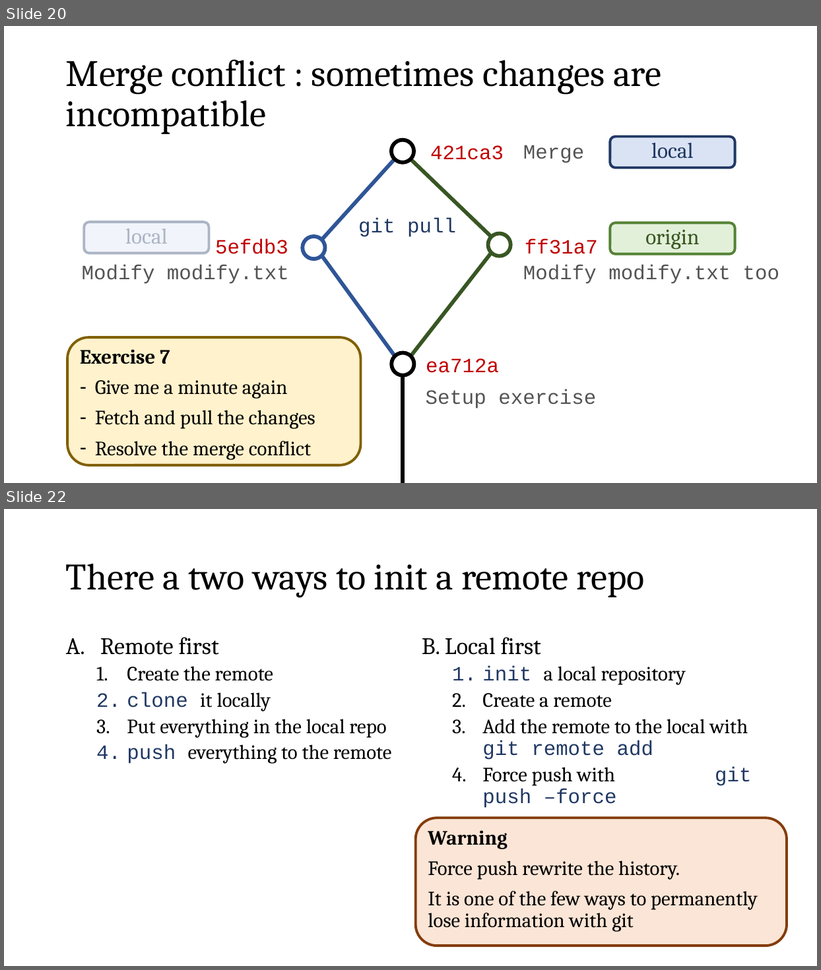
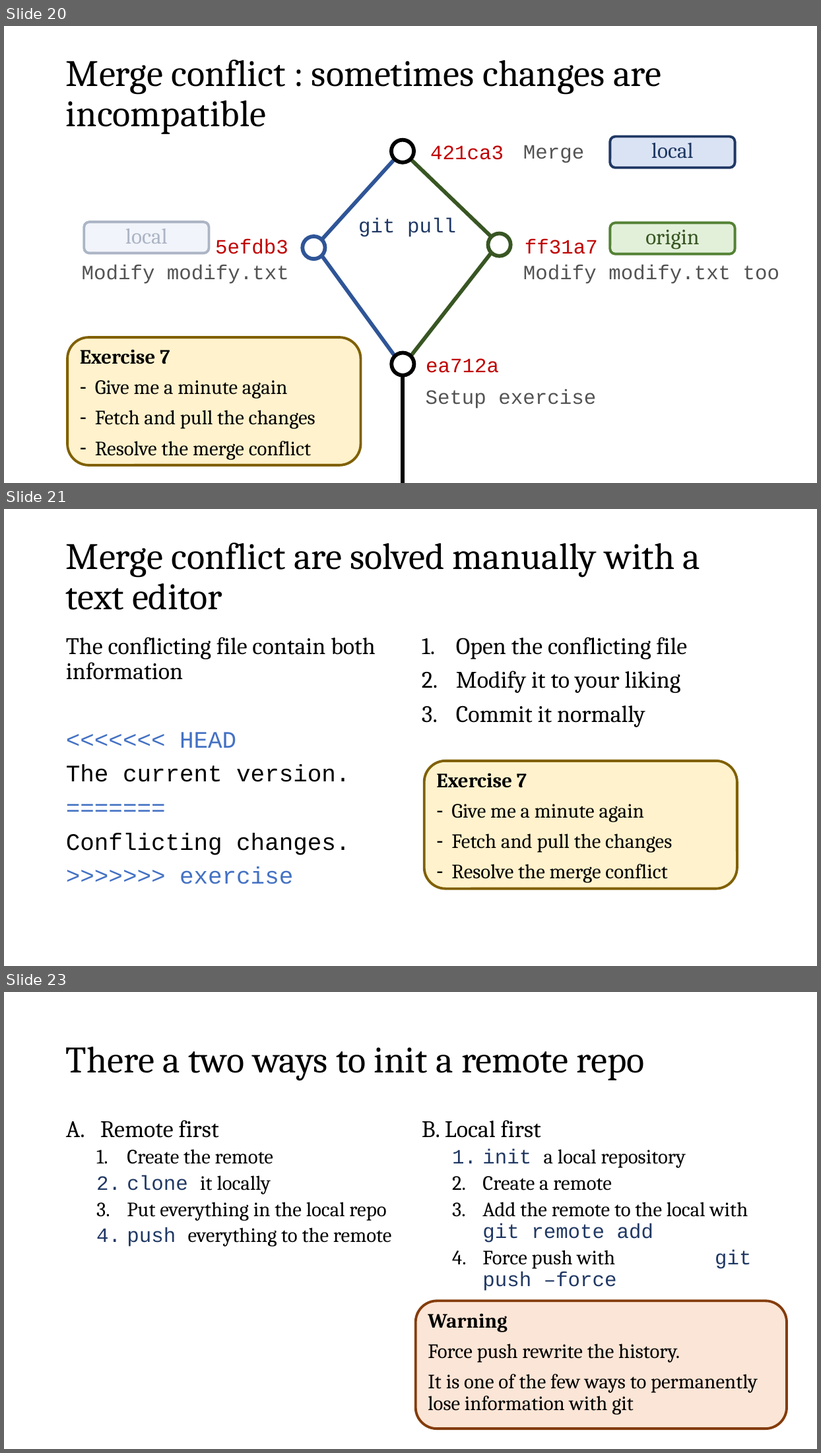
Before and after one commit to meny12/GitEssentials, a slide deck: git_workshop.pptx. Shown one above the other, each under a label of ours: slides 20 and 22 before the commit, slides 20, 21 and 23 after it; the slides between them are not shown. The pictures are 821x970 and 821x1453 pixels, drawn with LibreOffice and Linux fonts; fonts in the diff are those of the drawing. Boxes give left, top, right and bottom in pixels: in the first picture for what was removed or moved away, otherwise in the second. Text is boxed around its words. In the diff, an @@ line names an element or a change of style, - is before the commit and + after.

```diff
--- a/git_workshop.pptx
+++ b/git_workshop.pptx
@@ slide 21 added at (4, 509, 817, 966), background #FFFFFF @@
@@ title added at (66, 543, 701, 610), 44 pt, text #000000 @@
+Merge conflict are solved manually with a text editor
@@ text added at (66, 637, 375, 885), 28 pt, text #000000 @@
+The conflicting file contain both information
+<<<<<<< HEAD
+The current version.
+=======
+Conflicting changes.
+>>>>>>> exercise
@@ text added at (456, 637, 687, 727), 28 pt, text #000000 @@
+1. Open the conflicting file
+2. Modify it to your liking
+3. Commit it normally
@@ rounded rectangle added at (424, 761, 737, 889), fill #FFF2CC, outline #806000 3 pt, 24 pt, text #000000 @@
+Exercise 7
+– Give me a minute again
+– Fetch and pull the changes
+– Resolve the merge conflict
@@ what was slide 22 is now slide 23 @@
```
Also in this commit, not shown: 2 slides changed, 2 other slides added.
